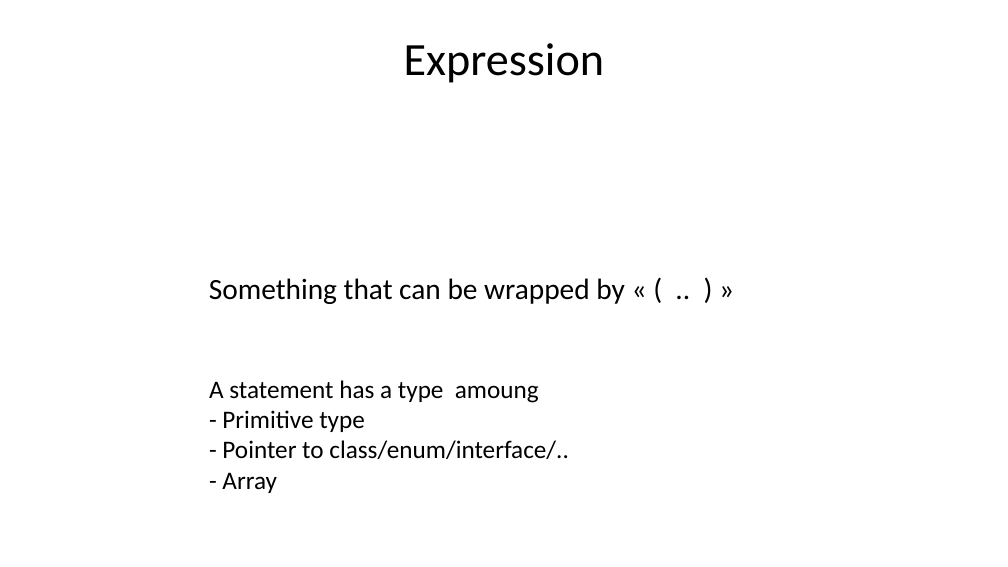
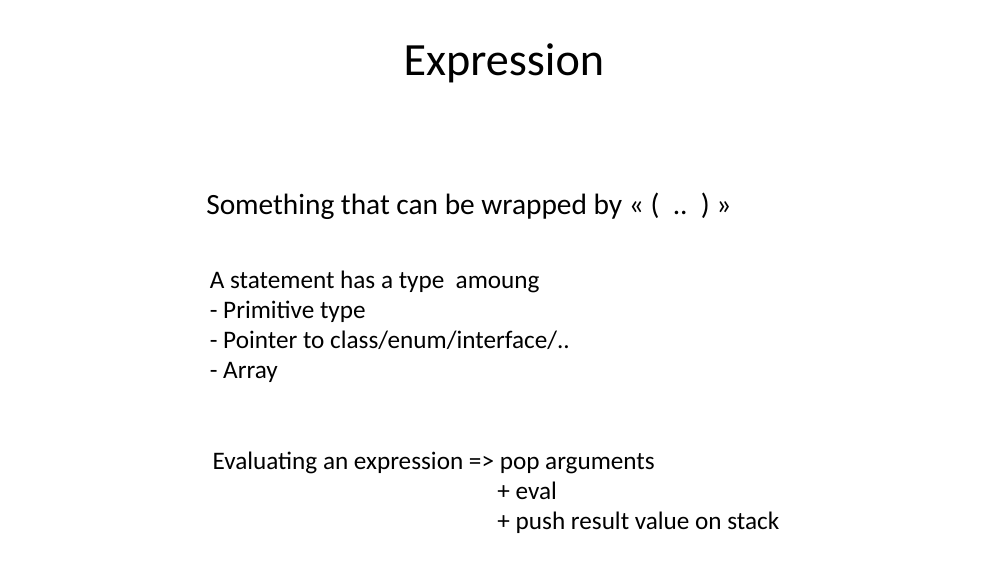
Before and after one commit to Arnaud-Nauwynck/presentations, a slide deck: slide 24 of java/Java-Langage-JRE-Internal-Basics.pptx (slide 11 before the commit). Drawn at 1008x567 pixels with LibreOffice and Linux fonts; fonts in the diff are those of the drawing. Boxes give left, top, right and bottom in pixels: in the first picture for what was removed or moved away, otherwise in the second. Text is boxed around its words. In the diff, an @@ line names an element or a change of style, - is before the commit and + after.

```diff
--- a/java/Java-Langage-JRE-Internal-Basics.pptx
+++ b/java/Java-Langage-JRE-Internal-Basics.pptx
@@ text "Something that can be wrapped ...": place and size @@
-text "Something that can be wrapped ..." at bbox=[209, 278, 625, 304]
+text "Something that can be wrapped ..." at bbox=[206, 193, 623, 219]
@@ text "A statement has a type ...": place and size @@
-text "A statement has a type ..." at bbox=[209, 380, 569, 493]
+text "A statement has a type ..." at bbox=[210, 270, 570, 382]
@@ text added at bbox=[213, 451, 779, 533], 24 pt, text #000000 @@
+Evaluating an expression => pop arguments
++ eval
++ push result value on stack
```
Also in this commit, not shown: 6 other slides changed, 16 slides added, 1 slide removed, 3 other files.
